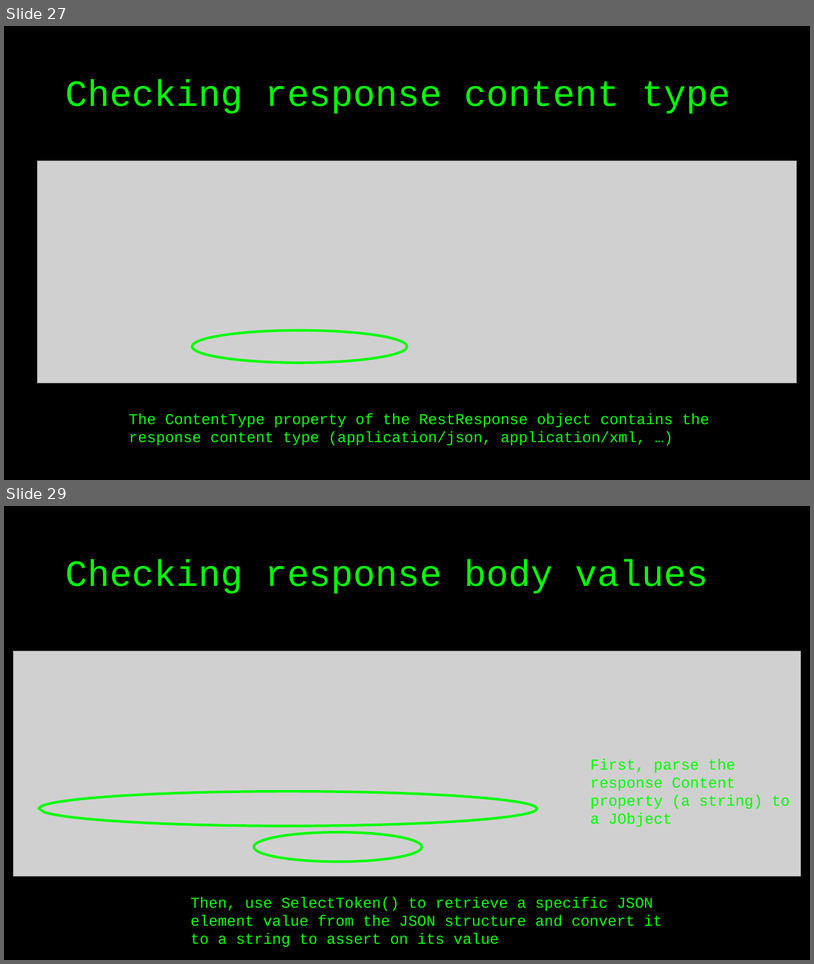
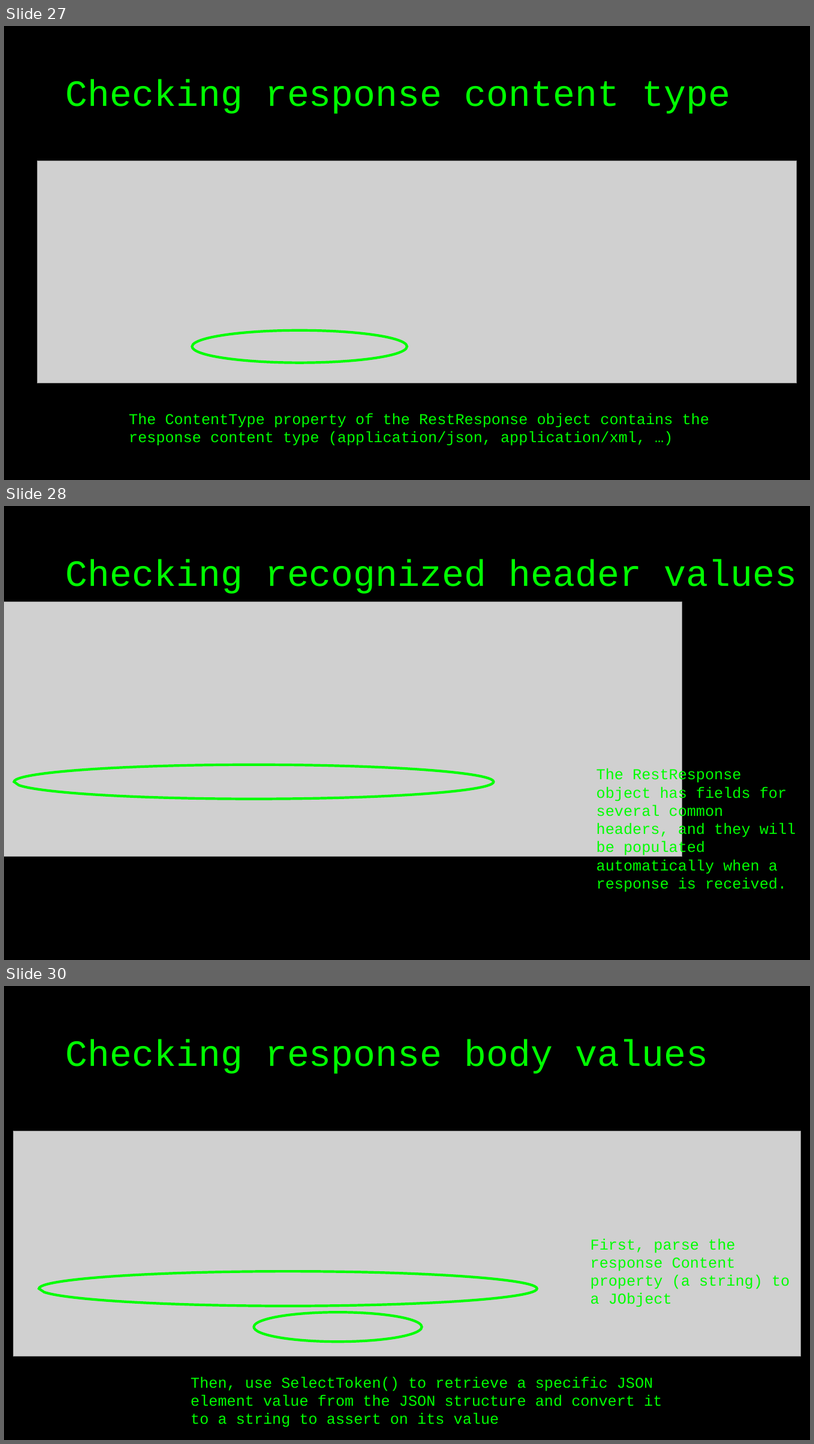
Before and after one commit to basdijkstra/restsharp-workshop, a slide deck: RestSharpWorkshop.odp. Shown one above the other, each under a label of ours: slides 27 and 29 before the commit, slides 27, 28 and 30 after it; the slides between them are not shown. The pictures are 814x964 and 814x1444 pixels, drawn with LibreOffice and Linux fonts; fonts in the diff are those of the drawing; grey boxes stand for pictures. Boxes give left, top, right and bottom in pixels: in the first picture for what was removed or moved away, otherwise in the second. Text is boxed around its words. In the diff, an @@ line names an element or a change of style, - is before the commit and + after.

```diff
--- a/RestSharpWorkshop.odp
+++ b/RestSharpWorkshop.odp
@@ slide 28 added at [4,506,810,960], background #000000 @@
@@ title added at [65,559,797,594], 44 pt, text #00FF00 @@
+Checking recognized header values
@@ picture added at [4,601,683,856] @@
@@ freeform shape added at [14,765,494,799], outline #00FF00 3 pt @@
@@ text added at [597,768,796,892], 18 pt, text #00FF00 @@
+The RestResponse object has fields for several common headers, and they will be populated automatically when a response is received.
@@ what was slide 29 is now slide 30 @@
```
Also in this commit, not shown: 1 other slide added, 1 slide removed, 2 other files.
